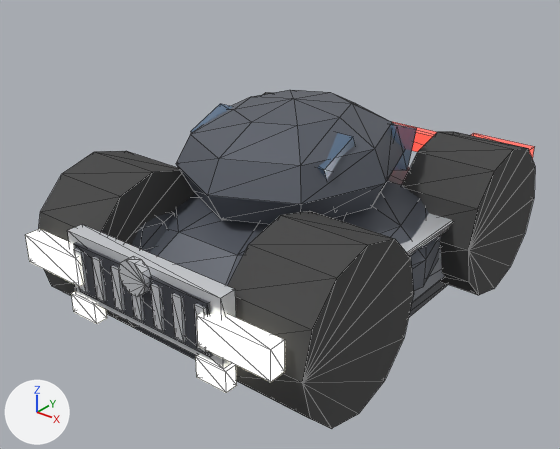
One commit to the glTF model navigacio/models/merc_e.glb: the scene before it, then after it.
The view is the same before and after, from a camera (50 mm lens) standing at (2.16, -2.89, 2.14) and looking at (-0.04, -0.14, 0.44). Arrows for +X, +Y and +Z are at lower left; the lights stay in place. The picture after the commit comes second. Mesh edges are drawn as thin lines. Vertices at exactly the same position are counted once.

Before the edit, the objects in view are built like this:
```python
me_merc_e = bpy.data.meshes.new('merc_e')
me_merc_e.from_pydata(...)  # 717 vertices, 1262 faces; spans x -0.8..0.8, y -1.15..1.12, z 0.0..1.08
# faces by material slot: [454, 112, 300, 136, 176, 36, 48]
me_merc_e.materials.append(mat_paint)  # dark grey #5d626c
me_merc_e.materials.append(mat_glass)  # blue #617c99
me_merc_e.materials.append(mat_chrome)  # white #eff1f6
me_merc_e.materials.append(mat_trim)  # dark grey #3d4047
me_merc_e.materials.append(mat_rubber)  # dark grey #454545
me_merc_e.materials.append(mat_tail)  # red #e5454b, glowing red #ff5945
me_merc_e.materials.append(mat_head)  # white #fafcf3, glowing pale yellow #fffae7
ob_merc_e = bpy.data.objects.new('merc_e', me_merc_e)
ob_merc_e.location = (0.0, 0.0, 0.0)
```
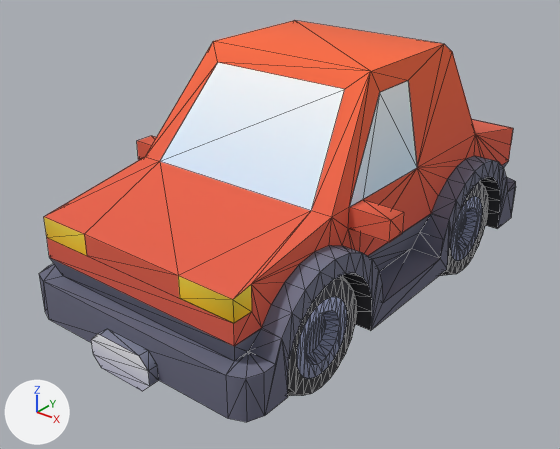
What differs and where, as boxes [x1, y1, x2, y2] in the pictures (560 x 449 px):
'merc_e', reshaped, moved, recoloured (6% narrower, 19% taller): before [25, 90, 535, 429]; after [39, 20, 516, 422]
'wheel-front-left', added: after [288, 276, 357, 396]
'wheel-back-left', added: after [439, 182, 488, 276]
part 1 of me_merc_e, rebuilt: before [149, 168, 441, 291]; after [39, 20, 516, 422]
part 2 of me_merc_e, rebuilt (not visible before): after [160, 62, 345, 211]
part 3 of me_merc_e, added: after [91, 329, 159, 391]
part 4 of me_merc_e, deleted: before [25, 92, 535, 429]
part 5 of me_merc_e, reshaped: before [176, 90, 404, 225]; after [350, 81, 417, 207]

The change, as a diff of the scene's bpy script:
```diff
--- a/navigacio/models/merc_e.glb.py
+++ b/navigacio/models/merc_e.glb.py
@@ img_colormap @@
+img_colormap = load_image('colormap', '_unpacked/colormap', 512, 512, 'sRGB')
@@ mat_colormap @@
+mat_colormap = bpy.data.materials.new('colormap')
+# uses the picture img_colormap
@@ me_merc_e @@
 # used by ob_merc_e; location = (0.0, 0.0, 0.0)
-me_merc_e.from_pydata(...)  # 717 vertices, 1262 faces; spans x -0.8..0.8, y -1.15..1.12, z 0.0..1.08
-me_merc_e.materials.append(mat_paint)  # dark grey #5d626c
-me_merc_e.materials.append(mat_glass)  # blue #617c99
-me_merc_e.materials.append(mat_chrome)  # white #eff1f6
-me_merc_e.materials.append(mat_trim)  # dark grey #3d4047
-me_merc_e.materials.append(mat_rubber)  # dark grey #454545
-me_merc_e.materials.append(mat_tail)  # red #e5454b, glowing red #ff5945
-me_merc_e.materials.append(mat_head)  # white #fafcf3, glowing pale yellow #fffae7
+me_merc_e.from_pydata(...)  # 388 vertices, 704 faces; spans x -0.75..0.75, y -1.27..1.27, z 0.0..1.15
+# me_merc_e part 1: the loose piece of 67 vertices spanning x -0.72..0.72, y -0.88..0.84, z 0.05..0.69 is rebuilt with 330 vertices and now spans x -0.75..0.75, y -1.23..1.23, z 0.05..1.15, in mat_colormap
+# me_merc_e part 2: the loose piece of 47 vertices spanning x -0.47..0.47, y -0.62..0.4, z 0.58..1.06 is rebuilt with 4 vertices and now spans x -0.45..0.45, y -0.57..-0.24, z 0.65..1.07, in mat_colormap
+# me_merc_e part 3: a new loose piece of 16 vertices spanning x -0.17..0.17, y -1.27..-1.23, z 0.0..0.17, in mat_colormap
+# me_merc_e part 4: 39 loose pieces with 556 vertices, spanning x -0.8..0.8, y -1.15..1.12, z 0.0..1.0, are deleted
+# me_merc_e part 5
+# 47 vertices are removed from x -0.52..0.52, y -0.7..0.51, z 0.51..1.08
+# 88 faces are deleted
+# 14 vertices are added at x -0.55..0.55, y -0.45..0.69, z 0.65..1.06
+# 8 new faces join them
+# other edits to the shape of me_merc_e do not show in these pictures
+me_merc_e.materials.append(mat_colormap)
@@ me_wheel_front_left @@
+me_wheel_front_left.from_pydata(...)  # 216 vertices, 332 faces; spans x -0.05..0.3, y -0.3..0.3, z -0.3..0.3
+me_wheel_front_left.materials.append(mat_colormap)
@@ ob_merc_e @@
 ob_merc_e = bpy.data.objects.new('merc_e', me_merc_e)
-ob_merc_e.location = (0.0, 0.0, 0.0)
+ob_merc_e.location = (0.0, 0.025, 0.15)
@@ ob_wheel_front_left @@
+ob_wheel_front_left = bpy.data.objects.new('wheel-front-left', me_wheel_front_left)
+ob_wheel_front_left.location = (0.3, -0.66, 0.3)
@@ ob_wheel_back_left @@
+ob_wheel_back_left = bpy.data.objects.new('wheel-back-left', me_wheel_front_left.copy())
+ob_wheel_back_left.location = (0.3, 0.66, 0.3)
```
